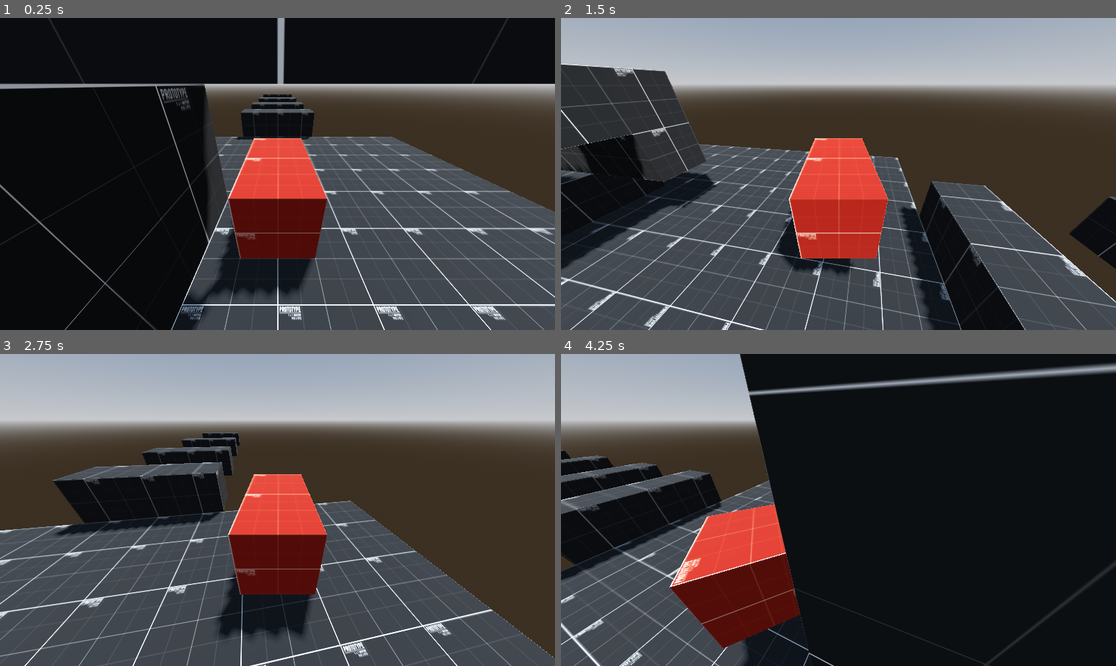
Above: before the commit, frames 1-4 (two rows, left to right).
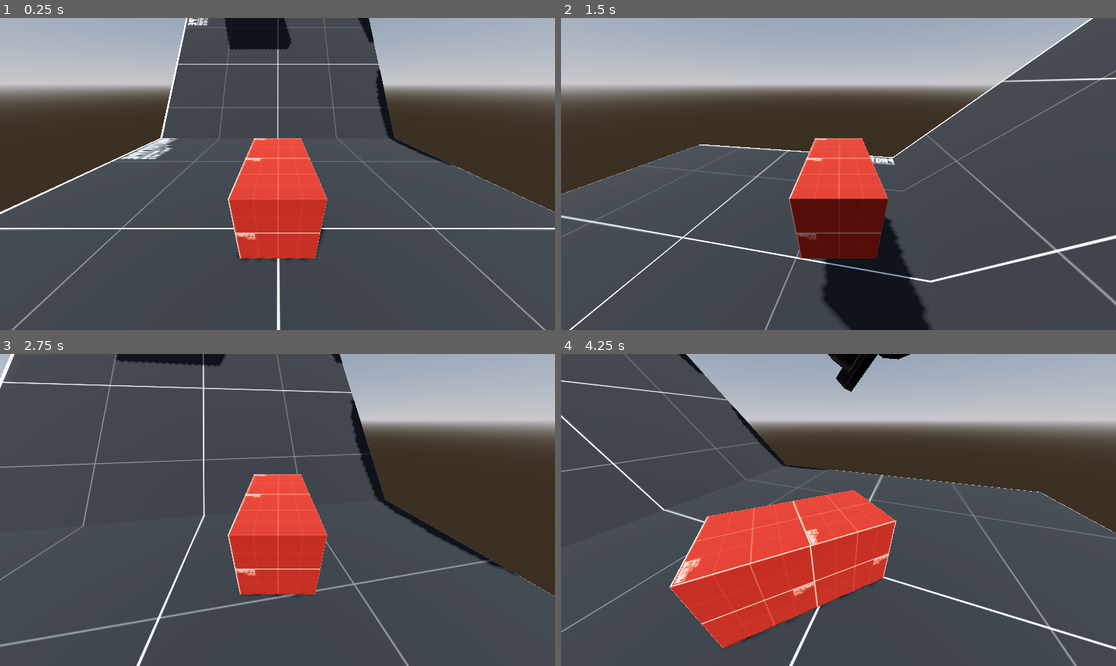
Above: after the commit, the same moments.

Repository: Buldogghi/cioccolata
Game: Godot game, scene res://main.tscn
Two runs of this game, one before a commit and one after it. Both use one fixed random seed, a clock stepped at 60 frames per second and the inputs below.
Inputs:
- Up to frame 1 (0.25 s): no input
- Up to frame 2 (1.5 s): tap Enter at 0.5 s; hold K (rel_right) 0.53-1.28 s; hold A (a) 0.53-1.28 s; tap Space (jump) at 0.77 s; tap L (l) at 0.8, 1.35 s; hold F (backwards) from 1.28 s (still down)
- Up to frame 3 (2.75 s): tap Space (jump) at 1.52 s; tap S (s) at 1.55 s; release F (backwards) at 2.03 s; hold K (rel_right) from 2.03 s (still down); hold S (s) from 2.03 s (still down); tap A (a) at 2.3 s
- Up to frame 4 (4.25 s): release K (rel_right) at 2.78 s; release S (s) at 2.78 s; hold J (forwards) 2.78-3.53 s; tap A (a) at 2.85 s; tap Space (jump) at 3.02, 3.77 s; tap L (l) at 3.05 s; hold V (left) from 3.53 s (still down); hold S (s) from 3.53 s (still down); tap H (camera mode) at 3.6 s; tap R (reload) at 4.15 s

The runs differ from the first frame. In frame 1, 63% of the frame differs, in the area x 0-100%, y 0-100%; in frame 2, 42%; in frame 3, 44%; in frame 4, 84%.

Commit message:
Made a little bit of a starter level

Diff:
--- a/main.tscn
+++ b/main.tscn
@@ -1,7 +1,8 @@
-[gd_scene load_steps=9 format=3 uid="uid://bsbh1c4o0m32a"]
+[gd_scene load_steps=10 format=3 uid="uid://bsbh1c4o0m32a"]
 
-[ext_resource type="Script" path="res://player.gd" id="1_llhgj"]
+[ext_resource type="Script" path="res://scripts/player.gd" id="1_llhgj"]
 [ext_resource type="Material" uid="uid://6srd3y5flwxk" path="res://materials/grid1.tres" id="1_u730h"]
+[ext_resource type="Script" path="res://scripts/rotate.gd" id="2_wh27m"]
 [ext_resource type="Material" uid="uid://d3slpm7k3pxct" path="res://materials/grid2.tres" id="3_e16d0"]
 
 [sub_resource type="ProceduralSkyMaterial" id="ProceduralSkyMaterial_uo5pf"]
@@ -41,48 +42,61 @@
 material = ExtResource("1_u730h")
 
 [node name="CSGBox3D2" type="CSGBox3D" parent="world"]
-transform = Transform3D(1, 0, 0, 0, 1, 0, 0, 0, 1, 0, 0.5, 3)
-size = Vector3(3, 1, 1)
+transform = Transform3D(1, 0, 0, 0, 0.707107, 0.707107, 0, -0.707107, 0.707107, 0, 2.5, 8)
+size = Vector3(10, 1, 10)
+material = ExtResource("1_u730h")
+
+[node name="CSGBox3D3" type="CSGBox3D" parent="world"]
+transform = Transform3D(1, 0, 0, 0, 0.258819, 0.965926, 0, -0.965926, 0.258819, 0, 10.5, 12.7)
+size = Vector3(10, 1, 10)
 material = ExtResource("1_u730h")
 
 [node name="CSGBox3D6" type="CSGBox3D" parent="world"]
-transform = Transform3D(1, 0, 0, 0, 1, 0, 0, 0, 1, 0, 0.5, -5.5)
-size = Vector3(3, 1, 1)
+transform = Transform3D(1, 0, 0, 0, 1, 0, 0, 0, 1, -3.5, 6.5, 11)
+size = Vector3(3, 1, 2)
 material = ExtResource("1_u730h")
 
 [node name="CSGBox3D7" type="CSGBox3D" parent="world"]
-transform = Transform3D(1, 0, 0, 0, 1, 0, 0, 0, 1, 0, 0.5, -8.5)
-size = Vector3(3, 1, 1)
+transform = Transform3D(1, 0, 0, 0, 1, 0, 0, 0, 1, 1.2, 7.5, 11)
+size = Vector3(3, 1, 2)
 material = ExtResource("1_u730h")
 
 [node name="CSGBox3D8" type="CSGBox3D" parent="world"]
-transform = Transform3D(1, 0, 0, 0, 1, 0, 0, 0, 1, 0, 0.5, -12.5)
-size = Vector3(3, 1, 1)
+transform = Transform3D(1, 0, 0, 0, 1, 0, 0, 0, 1, 2.2, 8.5, 7.5)
+size = Vector3(3, 1, 3)
 material = ExtResource("1_u730h")
 
 [node name="CSGBox3D9" type="CSGBox3D" parent="world"]
-transform = Transform3D(1, 0, 0, 0, 1, 0, 0, 0, 1, 0, 0.5, -17.5)
-size = Vector3(3, 1, 1)
+transform = Transform3D(1, 0, 0, 0, 1, 0, 0, 0, 1, -4.8, 9.5, 7.5)
+size = Vector3(3, 1, 3)
 material = ExtResource("1_u730h")
 
-[node name="CSGBox3D3" type="CSGBox3D" parent="world"]
-transform = Transform3D(-4.37114e-08, 0, -1, 0, 1, 0, 1, 0, -4.37114e-08, -1, 1.5, 2)
-size = Vector3(3, 1, 1)
+[node name="CSGCylinder3D" type="CSGCylinder3D" parent="world"]
+transform = Transform3D(4.37114e-08, -1, -8.74228e-08, -1, -4.37114e-08, 0, -3.82137e-15, 8.74228e-08, -1, -9, 9, 1)
+radius = 3.0
+height = 12.0
+sides = 16
+material = ExtResource("1_u730h")
+script = ExtResource("2_wh27m")
+vector = Vector3(10, 0, 0)
+
+[node name="CSGBox3D" type="CSGBox3D" parent="world/CSGCylinder3D"]
+transform = Transform3D(1, 0, 0, 0, 1, 0, 0, 0, 1, 0, -2, 0)
+size = Vector3(9, 3, 1)
 material = ExtResource("1_u730h")
 
-[node name="CSGBox3D4" type="CSGBox3D" parent="world"]
-transform = Transform3D(-1, 0, 8.74228e-08, 0, 1, 0, -8.74228e-08, 0, -1, 0, 2.5, 1)
-size = Vector3(3, 1, 1)
+[node name="CSGBox3D2" type="CSGBox3D" parent="world/CSGCylinder3D"]
+transform = Transform3D(1, 0, 0, 0, 1, 0, 0, 0, 1, 0, 2, 0)
+size = Vector3(10, 3, 1)
 material = ExtResource("1_u730h")
 
-[node name="CSGBox3D5" type="CSGBox3D" parent="world"]
-transform = Transform3D(1.31134e-07, 0, 1, 0, 1, 0, -1, 0, 1.31134e-07, 1, 3.5, 2)
-material_override = ExtResource("1_u730h")
-size = Vector3(3, 1, 1)
+[node name="CSGBox3D3" type="CSGBox3D" parent="world/CSGCylinder3D"]
+transform = Transform3D(1, -3.34075e-22, 0, -3.34075e-22, 1, 0, 0, 0, 1, -9.53674e-07, 5.5, 0)
+size = Vector3(12, 2, 1)
 material = ExtResource("1_u730h")
 
 [node name="Player" type="CharacterBody3D" parent="."]
-transform = Transform3D(1, 0, 0, 0, 1, 0, 0, 0, 1, 0, 0.5, 0)
+transform = Transform3D(-1, 0, 8.74228e-08, 0, 1, 0, -8.74228e-08, 0, -1, 0, 0.5, 0)
 script = ExtResource("1_llhgj")
 
 [node name="CollisionShape3D" type="CollisionShape3D" parent="Player"]
--- a/materials/grid1.tres
+++ b/materials/grid1.tres
@@ -4,4 +4,3 @@
 
 [resource]
 albedo_texture = ExtResource("1_hgeks")
-uv1_triplanar = true
--- a/player.gd
+++ b/scripts/player.gd
@@ -6,6 +6,7 @@
 const SPEED = 5.0
 const JUMP_VELOCITY = 4.5
 
+var startingPosition = Vector3.ZERO
 var lastfb = 0
 var lastlr = 0
 var lastrlr = 0
@@ -13,6 +14,10 @@
 # quickStep as in Step in the quickCamera change like 0,1,2,3 ecc.. and maxStep is the ceiling value for it
 var quickStep = 0
 var maxStep = 2
+
+func _ready() -> void:
+	startingPosition = position
+
 
 func quick_camera_rotation(quick_step):
 	if quick_step == 0:
@@ -30,6 +35,9 @@
 	if quick_step == 2:
 		return 0
 
+func die():
+	position = startingPosition
+
 func _physics_process(delta: float) -> void:
 
 	# Check if player quits (temporary (probably))
@@ -38,7 +46,7 @@
 
 	# Check if player reloads with "r" (temporary (probably))
 	if Input.is_action_pressed("reload"):
-		position = Vector3(0,1,0)
+		die()
 
 	# Toggle camera mode
 	if Input.is_action_just_pressed("camera mode"):
--- /dev/null
+++ b/scripts/rotate.gd
@@ -0,0 +1,12 @@
+extends CSGCylinder3D
+
+@export var vector = Vector3.ZERO
+
+# Called when the node enters the scene tree for the first time.
+func _ready() -> void:
+	pass # Replace with function body.
+
+
+# Called every frame. 'delta' is the elapsed time since the previous frame.
+func _process(delta: float) -> void:
+	rotation_degrees += vector * delta
